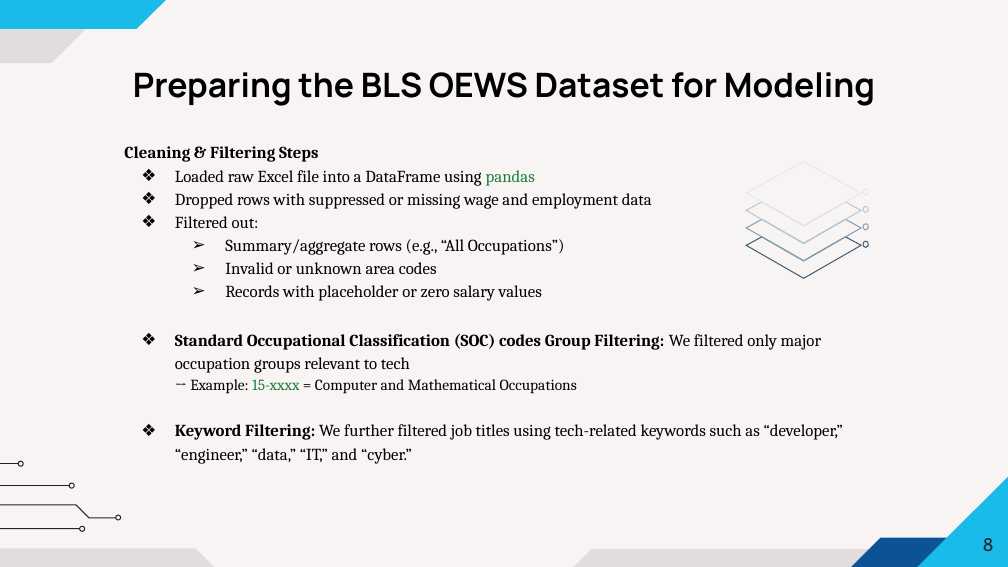
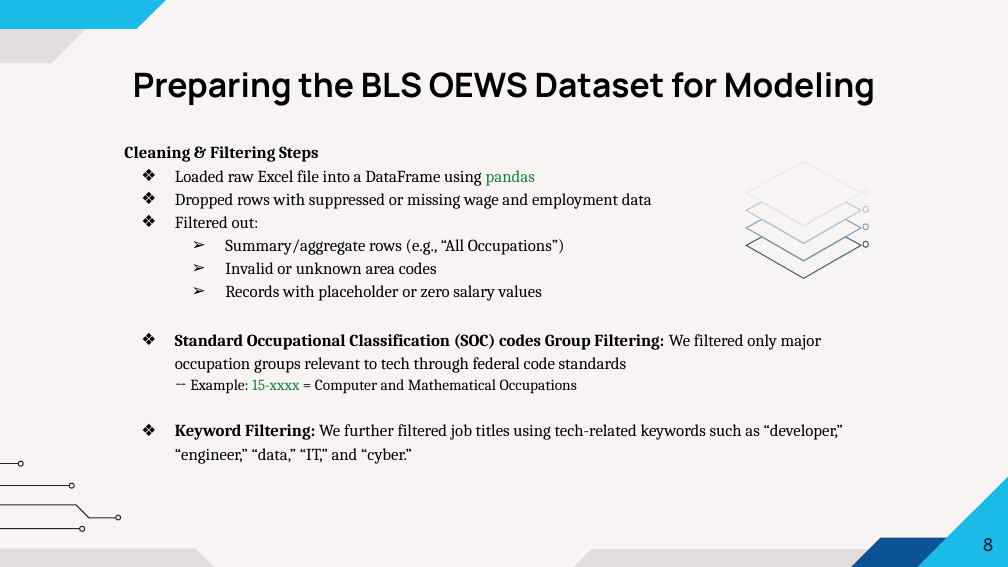
Before and after one commit to DATA606-Capstone-Project/devpay-insights, a slide deck: slide 8 of docs & PPTs/DS606_TeamA_Roman Rosario_Shah_Vakili_SalaryPred_P2.pptx. Drawn at 1008x567 pixels with LibreOffice and Linux fonts; fonts in the diff are those of the drawing. Boxes give left, top, right and bottom in pixels: in the first picture for what was removed or moved away, otherwise in the second. Text is boxed around its words. In the diff, an @@ line names an element or a change of style, - is before the commit and + after.

```diff
--- a/docs & PPTs/DS606_TeamA_Roman Rosario_Shah_Vakili_SalaryPred_P2.pptx
+++ b/docs & PPTs/DS606_TeamA_Roman Rosario_Shah_Vakili_SalaryPred_P2.pptx
@@ text at <box>175,334,822,394</box>: text changed @@
-❖ Standard Occupational Classification (SOC) codes Group Filtering: We filtered only major occupation groups relevant to tech
-  → Example: 15-xxxx = Computer and Mathematical Occupations
+❖ Standard Occupational Classification (SOC) codes Group Filtering: We filtered only major occupation groups relevant to tech through federal code standards
+  → Example: 15-xxxx = Computer and Mathematical Occupations
```
Also in this commit, not shown: 11 other slides changed, 7 slides added, 1 other file.
